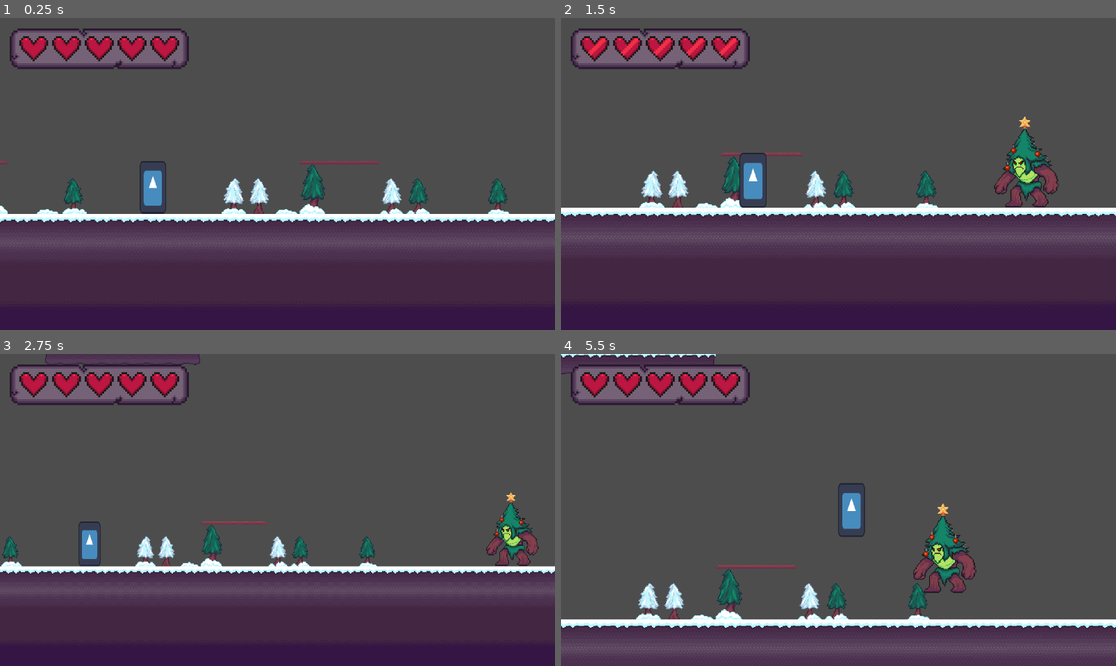
Above: before the commit, frames 1-4 (two rows, left to right).
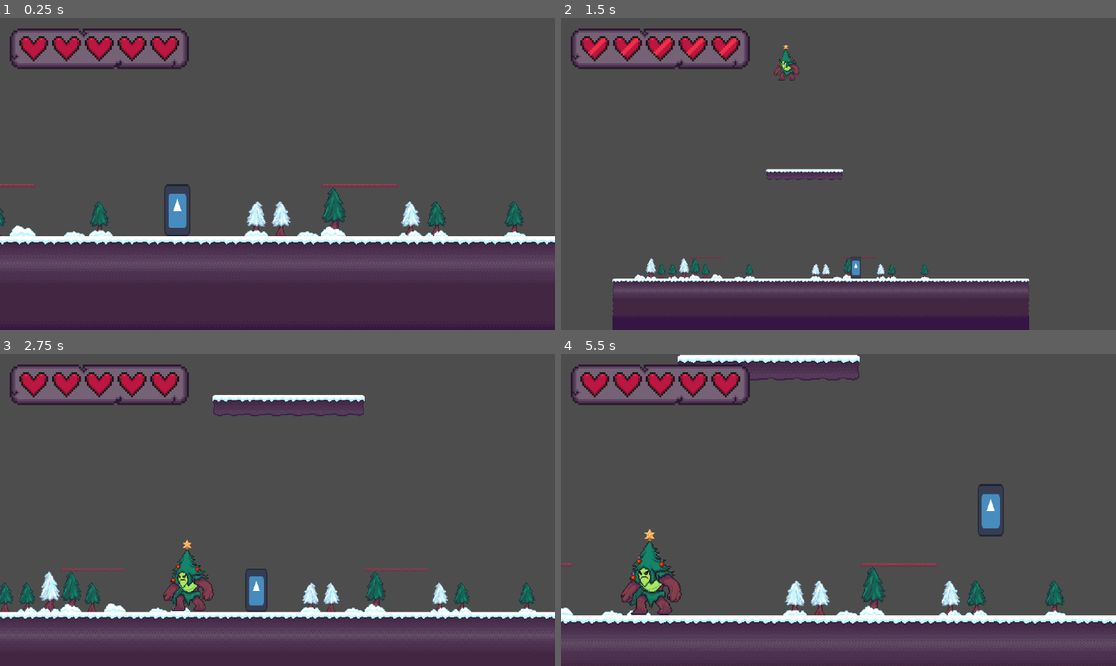
Above: after the commit, the same moments.

Repository: willsattanuparp/wild-jam-76-game
Game: Godot game, scene res://Assets/Scenes/Levels/tree_level.tscn
Same seed, same stepped clock (60 frames per second), same inputs: the game is played once before the commit and once after it. The engine's default icon, where the game draws it, is replaced by a stand-in: a white triangle on a blue panel in a dark square.
Inputs (mouse positions are in pixels of both pictures, inside the frame that each line leads up to):
- Up to frame 1 (0.25 s): no input
- Up to frame 2 (1.5 s): move the mouse to (960, 158) at 0.52 s; hold D (Right) 0.53-1.25 s; hold Space (Jump) 0.53-1.25 s; click (960, 158) at 0.67 s; drag from (727, 189) to (810, 236) at 1.27 s
- Up to frame 3 (2.75 s): move the mouse to (333, 441) at 2.02 s; hold A (Left) from 2.03 s (still down); hold Space (Jump) from 2.03 s (still down)
- Up to frame 4 (5.5 s): release A (Left) at 2.75 s; release Space (Jump) at 2.75 s; drag from (810, 572) to (672, 463) at 2.77 s; move the mouse to (1005, 556) at 3.52 s; hold D (Right) 3.53-4.25 s; hold Space (Jump) 3.53-4.25 s; drag from (672, 463) to (755, 432) at 4.27 s; move the mouse to (866, 510) at 5.02 s; hold D (Right) from 5.03 s (still down); hold Space (Jump) from 5.03 s (still down); click (866, 510) at 5.17 s

The runs differ from the first frame. In frame 1, 16% of the frame differs, in the area x 0-100%, y 45-82%; in frame 2, 28%, in the area x 0-100%, y 8-100%; in frame 3, 23%; in frame 4, 13%.

Commit message:
implemented leap logic

Diff:
--- a/platformer-test/Assets/Scenes/Enemies/enemy_tree.tscn
+++ b/platformer-test/Assets/Scenes/Enemies/enemy_tree.tscn
@@ -9,7 +9,6 @@
 height = 90.0
 
 [node name="EnemyTree" instance=ExtResource("1_avf5k")]
-collision_layer = 16
 script = ExtResource("2_1gqo4")
 
 [node name="Sprite2D" parent="." index="0"]
--- a/platformer-test/Assets/Scenes/Levels/tree_level.tscn
+++ b/platformer-test/Assets/Scenes/Levels/tree_level.tscn
@@ -204,12 +204,22 @@
 tile_map_data = PackedByteArray("AAAHAA8AAgACAAoAAAACAA8AAgACAAoAAAAJAA8AAgADAAoAAAASAA8AAgABAAoAAAAVAA8AAgACAAoAAAAUAA8AAgAEAAoAAAALAA8AAgAEAAoAAAAMAA8AAgABAAoAAAAcAA8AAgAEAAoAAAA=")
 tile_set = SubResource("TileSet_inq6g")
 
+[node name="JumpLocations" type="Node2D" parent="."]
+
+[node name="Marker2D" type="Marker2D" parent="JumpLocations"]
+position = Vector2(121, 482)
+
+[node name="Marker2D2" type="Marker2D" parent="JumpLocations"]
+position = Vector2(564, 155)
+
 [node name="Projectiles" type="Node2D" parent="."]
 
 [node name="SpecialHolder" type="Node2D" parent="."]
 
-[node name="EnemyTree" parent="." instance=ExtResource("3_8la7n")]
+[node name="EnemyTree" parent="." node_paths=PackedStringArray("player", "jump_locations_holder") instance=ExtResource("3_8la7n")]
 position = Vector2(1026, 481)
+player = NodePath("../Player")
+jump_locations_holder = NodePath("../JumpLocations")
 
 [node name="PCamTarget" type="Node2D" parent="EnemyTree"]
 script = ExtResource("3_rkrim")
--- a/platformer-test/Assets/Scenes/enemy.tscn
+++ b/platformer-test/Assets/Scenes/enemy.tscn
@@ -3,7 +3,8 @@
 [ext_resource type="Script" path="res://Scripts/enemy.gd" id="1_y31qk"]
 
 [node name="Enemy" type="CharacterBody2D" node_paths=PackedStringArray("vision_ray")]
-collision_mask = 6
+collision_layer = 16
+collision_mask = 2
 script = ExtResource("1_y31qk")
 vision_ray = NodePath("VisionRay")
 
--- a/platformer-test/Scripts/enemy.gd
+++ b/platformer-test/Scripts/enemy.gd
@@ -4,14 +4,17 @@
 enum MOVEMENT_STATE {  IDLE, PACING, CHANGE_POSITION  }
 
 var current_attack_state : ATTACK_STATE = ATTACK_STATE.IDLE
-var current_movement_state : MOVEMENT_STATE = MOVEMENT_STATE.IDLE
+var current_movement_state : MOVEMENT_STATE = MOVEMENT_STATE.CHANGE_POSITION
 
 var local_position = 0
 @export var pacing_boundry: Vector2 = Vector2(100,-100)
 @export var vision_ray: RayCast2D
 @export var player: Player
+@export var jump_locations_holder: Node2D
+@onready var jump_locations = jump_locations_holder.get_children()
 
 var direction = Vector2.RIGHT
+var pos_change_leap_time = 1.0
 
 const GRAVITY = 4000
 const JUMP_FORCE = -800
@@ -25,10 +28,11 @@
 func _physics_process(delta: float) -> void:
 	movement_state_matcher(delta)
 	#Gravity effect
-	print(current_movement_state)
 	if !is_on_floor():
 		velocity.y += GRAVITY * delta
-	velocity.x = lerp(velocity.x, direction.x * MAX_SPEED, ACCELERATION * delta if direction.x != 0 else FRICTION * delta)
+
+	if current_movement_state != MOVEMENT_STATE.CHANGE_POSITION:
+		velocity.x = lerp(velocity.x, direction.x * MAX_SPEED, ACCELERATION * delta if direction.x != 0 else FRICTION * delta)
 	move_and_slide()
 
 func jump(jump_force):
@@ -108,8 +112,24 @@
 		change_movement_state(MOVEMENT_STATE.IDLE)
 
 func movement_state_change_position(delta):
+	var marker = jump_locations[randi() % jump_locations.size()]
+	var target_pos = marker.global_position
+	var distance_x = target_pos.x - global_position.x
+	var distance_y = target_pos.y - global_position.y
+
+
+	var velocity_x = distance_x / pos_change_leap_time
+	var velocity_y = (distance_y / pos_change_leap_time) - (0.5 * GRAVITY * pos_change_leap_time)
+
+	direction.x = sign(velocity_x)
+	velocity.x = velocity_x
+	if abs(global_position.x - target_pos.x) < 200 and is_on_floor():
+		change_movement_state(MOVEMENT_STATE.IDLE)
+	elif is_on_floor():
+		jump(velocity_y)
+
+func jump_to_marker():
 	pass
-
 
 func detect_obstacle_in_front() -> bool:
 	return false
